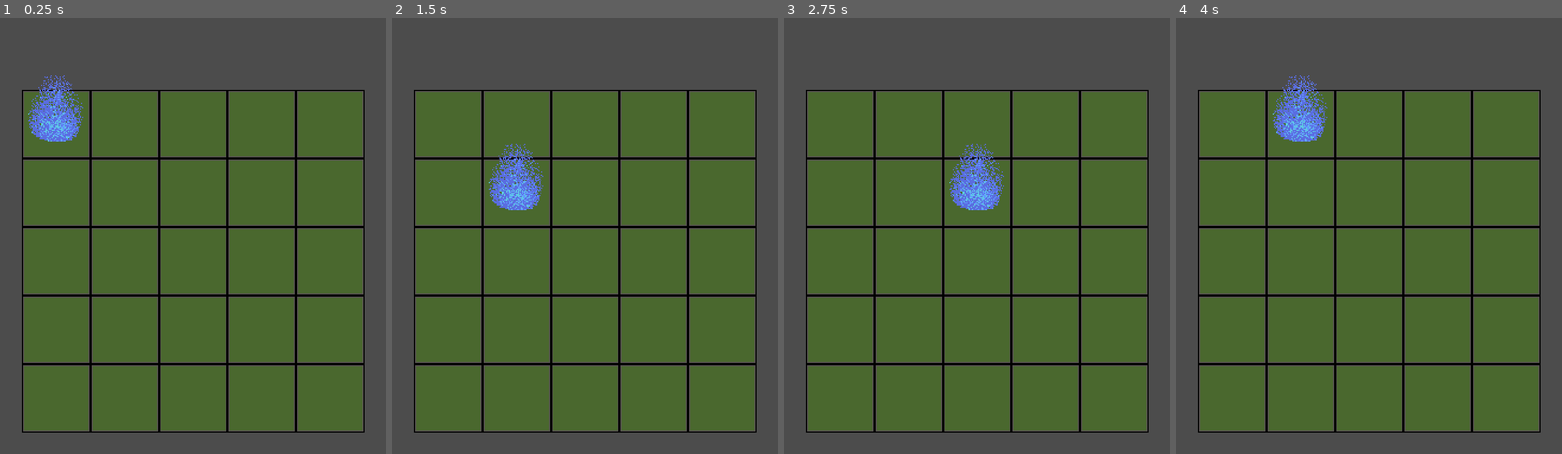
Above: before the commit, frames 1-4 (left to right).
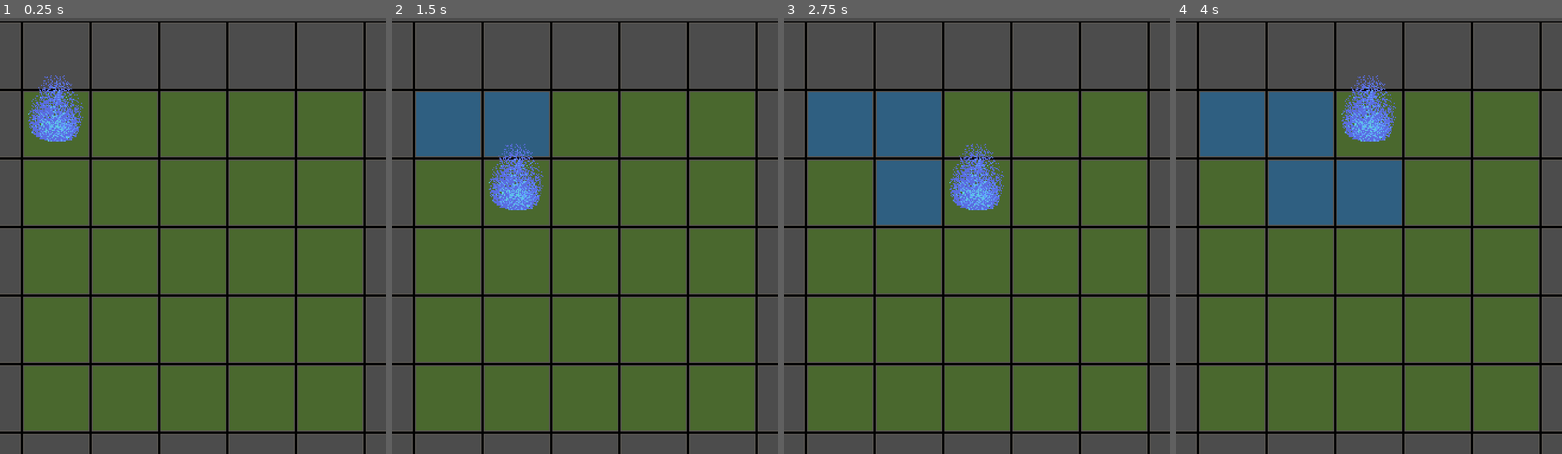
Above: after the commit, the same moments.

Repository: lone-llama-workshop/Permafrost-Slide-Puzzle
Game: Godot game, scene res://Main.tscn
Two runs of this game, one before a commit and one after it. Both use one fixed random seed, a clock stepped at 60 frames per second and the inputs below.
Inputs:
- Up to frame 1 (0.25 s): no input
- Up to frame 2 (1.5 s): tap Enter at 0.5 s; hold Right (ui_right) 0.53-1.28 s; tap Space at 1.25 s; hold Down (ui_down) from 1.28 s (still down)
- Up to frame 3 (2.75 s): tap Enter at 2 s; release Down (ui_down) at 2.03 s; hold Right (ui_right) from 2.03 s (still down)
- Up to frame 4 (4 s): tap Space at 2.75 s; release Right (ui_right) at 2.78 s; hold Up (ui_up) 2.78-3.53 s; tap Enter at 3.5 s; hold Left (ui_left) from 3.53 s (still down)

The runs differ from the first frame. In frame 1, 2.2% of the frame differs, in the area x 0-100%, y 0-100%; in frame 2, 7.0%; in frame 3, 9.5%; in frame 4, 13%.

Commit message:
Collision and Icing

Diff:
--- a/Main.tscn
+++ b/Main.tscn
@@ -1,9 +1,15 @@
-[gd_scene load_steps=6 format=2]
+[gd_scene load_steps=8 format=2]
 
 [ext_resource path="res://grid.png" type="Texture" id=1]
 [ext_resource path="res://ice_grid.png" type="Texture" id=2]
 [ext_resource path="res://grass_grid.png" type="Texture" id=3]
 [ext_resource path="res://Player.tscn" type="PackedScene" id=4]
+
+[sub_resource type="ConvexPolygonShape2D" id=2]
+points = PoolVector2Array( 0, 0, 64, 0, 64, 64, 0, 64 )
+
+[sub_resource type="ConvexPolygonShape2D" id=3]
+points = PoolVector2Array( 0, 0, 64, 0, 64, 64, 0, 64 )
 
 [sub_resource type="TileSet" id=1]
 0/name = "grid.png 0"
@@ -16,9 +22,16 @@
 0/navigation_offset = Vector2( 0, 0 )
 0/shape_offset = Vector2( 0, 0 )
 0/shape_transform = Transform2D( 1, 0, 0, 1, 0, 0 )
+0/shape = SubResource( 2 )
 0/shape_one_way = false
-0/shape_one_way_margin = 0.0
-0/shapes = [  ]
+0/shape_one_way_margin = 1.0
+0/shapes = [ {
+"autotile_coord": Vector2( 0, 0 ),
+"one_way": false,
+"one_way_margin": 1.0,
+"shape": SubResource( 2 ),
+"shape_transform": Transform2D( 1, 0, 0, 1, 0, 0 )
+} ]
 0/z_index = 0
 1/name = "ice_grid.png 1"
 1/texture = ExtResource( 2 )
@@ -30,9 +43,16 @@
 1/navigation_offset = Vector2( 0, 0 )
 1/shape_offset = Vector2( 0, 0 )
 1/shape_transform = Transform2D( 1, 0, 0, 1, 0, 0 )
+1/shape = SubResource( 3 )
 1/shape_one_way = false
-1/shape_one_way_margin = 0.0
-1/shapes = [  ]
+1/shape_one_way_margin = 1.0
+1/shapes = [ {
+"autotile_coord": Vector2( 0, 0 ),
+"one_way": false,
+"one_way_margin": 1.0,
+"shape": SubResource( 3 ),
+"shape_transform": Transform2D( 1, 0, 0, 1, 0, 0 )
+} ]
 1/z_index = 0
 2/name = "grass_grid.png 2"
 2/texture = ExtResource( 3 )
@@ -55,7 +75,7 @@
 position = Vector2( 20, 80 )
 tile_set = SubResource( 1 )
 format = 1
-tile_data = PoolIntArray( 0, 2, 0, 1, 2, 0, 2, 2, 0, 3, 2, 0, 4, 2, 0, 65536, 2, 0, 65537, 2, 0, 65538, 2, 0, 65539, 2, 0, 65540, 2, 0, 131072, 2, 0, 131073, 2, 0, 131074, 2, 0, 131075, 2, 0, 131076, 2, 0, 196608, 2, 0, 196609, 2, 0, 196610, 2, 0, 196611, 2, 0, 196612, 2, 0, 262144, 2, 0, 262145, 2, 0, 262146, 2, 0, 262147, 2, 0, 262148, 2, 0 )
+tile_data = PoolIntArray( -1, 0, 0, -65536, 0, 0, -65535, 0, 0, -65534, 0, 0, -65533, 0, 0, -65532, 0, 0, -65531, 0, 0, 65535, 0, 0, 0, 2, 0, 1, 2, 0, 2, 2, 0, 3, 2, 0, 4, 2, 0, 5, 0, 0, 131071, 0, 0, 65536, 2, 0, 65537, 2, 0, 65538, 2, 0, 65539, 2, 0, 65540, 2, 0, 65541, 0, 0, 196607, 0, 0, 131072, 2, 0, 131073, 2, 0, 131074, 2, 0, 131075, 2, 0, 131076, 2, 0, 131077, 0, 0, 262143, 0, 0, 196608, 2, 0, 196609, 2, 0, 196610, 2, 0, 196611, 2, 0, 196612, 2, 0, 196613, 0, 0, 327679, 0, 0, 262144, 2, 0, 262145, 2, 0, 262146, 2, 0, 262147, 2, 0, 262148, 2, 0, 262149, 0, 0, 393215, 0, 0, 327680, 0, 0, 327681, 0, 0, 327682, 0, 0, 327683, 0, 0, 327684, 0, 0, 327685, 0, 0 )
 
 [node name="Player" parent="TileMap" instance=ExtResource( 4 )]
 position = Vector2( 31.9449, 34.6227 )
--- a/Player.gd
+++ b/Player.gd
@@ -3,6 +3,7 @@
 const GRID_SIZE: int = 64
 
 onready var grid: TileMap = get_parent()
+onready var ray_cast: RayCast2D =  $RayCast2D
 
 
 func _ready() -> void:
@@ -22,7 +23,12 @@
 		return
 
 	print(input_direction)
-	position += grid.cell_size * input_direction
+
+	ray_cast.cast_to = input_direction * grid.cell_size
+	ray_cast.force_raycast_update()
+	if !ray_cast.is_colliding():
+		grid.set_cellv(grid.world_to_map(position), 1)
+		position += input_direction * grid.cell_size
 
 
 func get_input_direction() -> Vector2:
--- a/Player.tscn
+++ b/Player.tscn
@@ -15,3 +15,6 @@
 
 [node name="CollisionShape2D" type="CollisionShape2D" parent="."]
 shape = SubResource( 1 )
+
+[node name="RayCast2D" type="RayCast2D" parent="."]
+cast_to = Vector2( 0, 64 )
